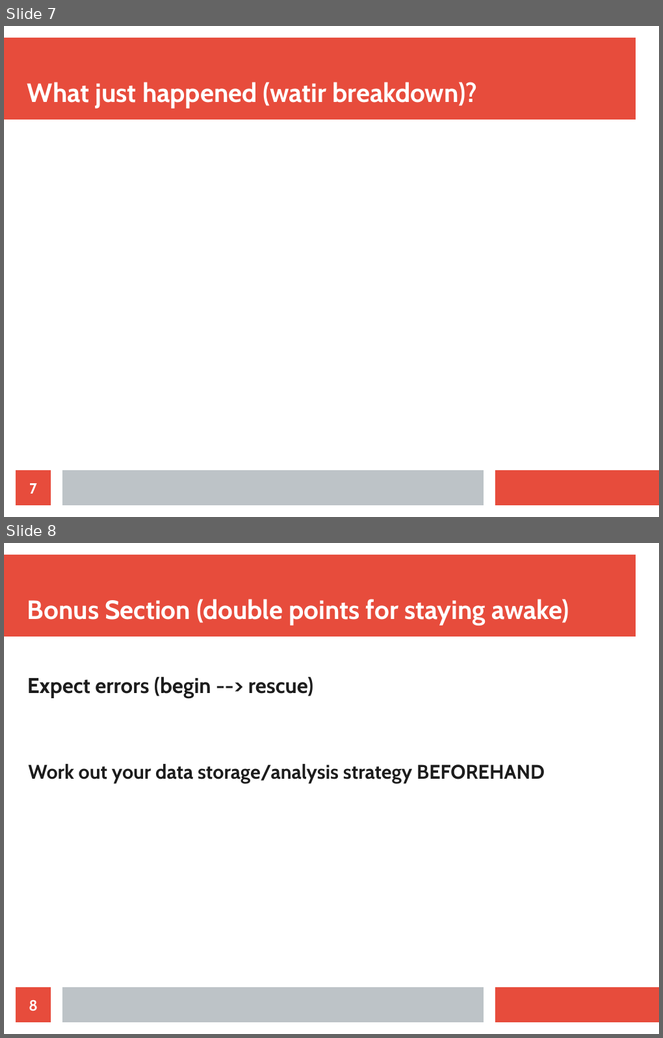
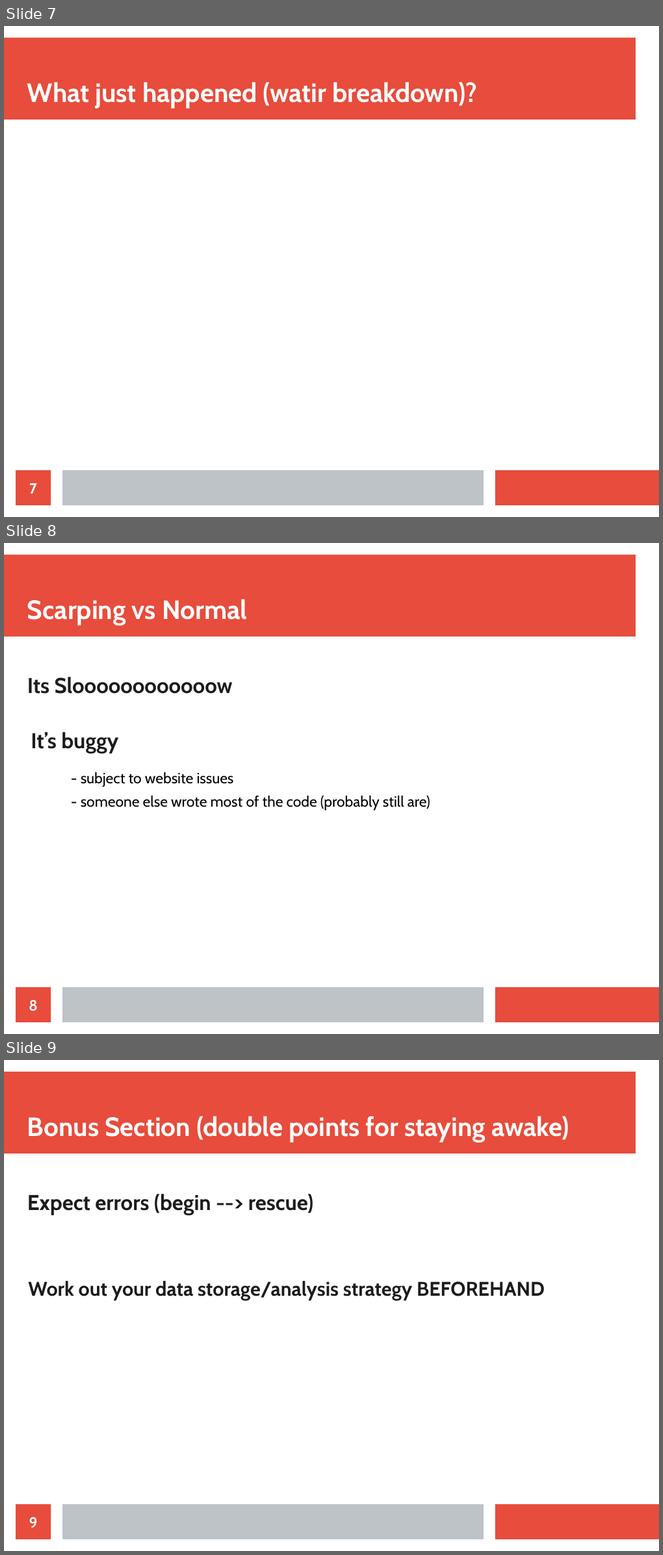
Before and after one commit to Lewington-pitsos/web_scraping_presentation, a slide deck: web_scraping.odp. Shown one above the other, each under a label of ours: slides 7 and 8 before the commit, slides 7, 8 and 9 after it. The pictures are 663x1038 and 663x1555 pixels, drawn with LibreOffice and Linux fonts; fonts in the diff are those of the drawing. Boxes give left, top, right and bottom in pixels: in the first picture for what was removed or moved away, otherwise in the second. Text is boxed around its words. In the diff, an @@ line names an element or a change of style, - is before the commit and + after.

```diff
--- a/web_scraping.odp
+++ b/web_scraping.odp
@@ slide 8 added at bbox=[4, 543, 659, 1034], background #FFFFFF; not listed: 3 template elements that a slide beside it also shows @@
@@ title added at bbox=[27, 599, 247, 626], 32 pt, text #FFFFFF, bold @@
+Scarping vs Normal
@@ text added at bbox=[27, 677, 233, 694], 26 pt, text #1C1C1C, bold @@
+Its Sloooooooooooow
@@ text added at bbox=[31, 732, 118, 754], 26 pt, text #1C1C1C, bold @@
+It’s buggy
@@ text added at bbox=[81, 772, 234, 787], 18 pt, text #000000 @@
+- subject to website issues
@@ text added at bbox=[81, 796, 430, 811], 18 pt, text #000000 @@
+- someone else wrote most of the code (probably still are)
@@ page number added at bbox=[16, 988, 51, 1023], fill #E74C3C, 18 pt, text #FFFFFF, bold @@
+8
@@ what was slide 8 is now slide 9 @@
@@ page number at bbox=[29, 1517, 38, 1528]: text changed @@
-8
+9
```
Also in this commit, not shown: 1 slide changed, 2 other slides added, 2 slides removed, 14 other files.
